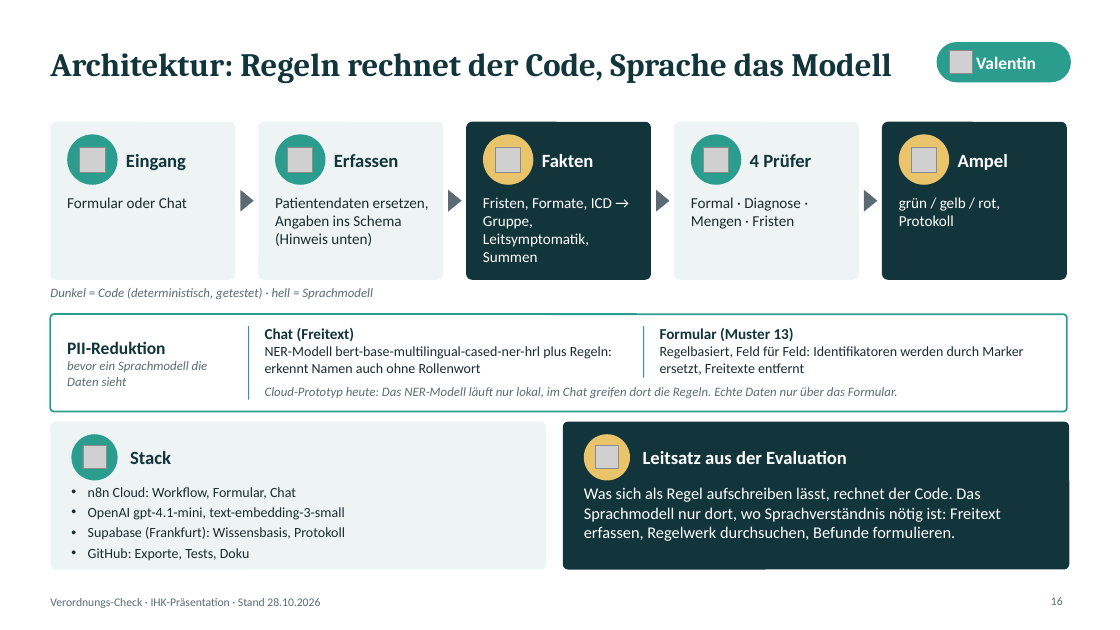
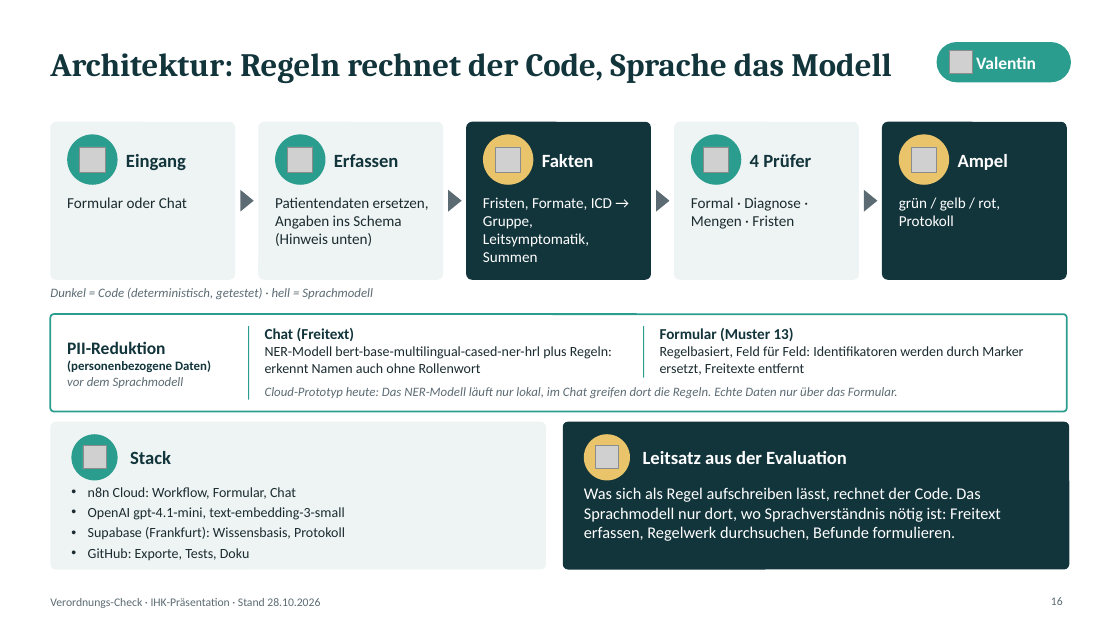
Before and after one commit to DBE-deve/verordnungs-check, a slide deck: slide 16 of docs/praesentation/Verordnungcheck_Thomas_Valentin_Derk.pptx. Drawn at 1120x630 pixels with LibreOffice and Linux fonts; fonts in the diff are those of the drawing; grey boxes stand for pictures. Boxes give left, top, right and bottom in pixels: in the first picture for what was removed or moved away, otherwise in the second. Text is boxed around its words. In the diff, an @@ line names an element or a change of style, - is before the commit and + after.

```diff
--- a/docs/praesentation/Verordnungcheck_Thomas_Valentin_Derk.pptx
+++ b/docs/praesentation/Verordnungcheck_Thomas_Valentin_Derk.pptx
@@ text at (67, 341, 211, 388): text changed; text colour #5C6B73 to #12343B; bold on; italic off @@
-PII-Reduktion
-bevor ein Sprachmodell die Daten sieht
+PII-Reduktion
+(personenbezogene Daten)
+vor dem Sprachmodell
```
Also in this commit, not shown: 1 other slide changed, 2 other files.
